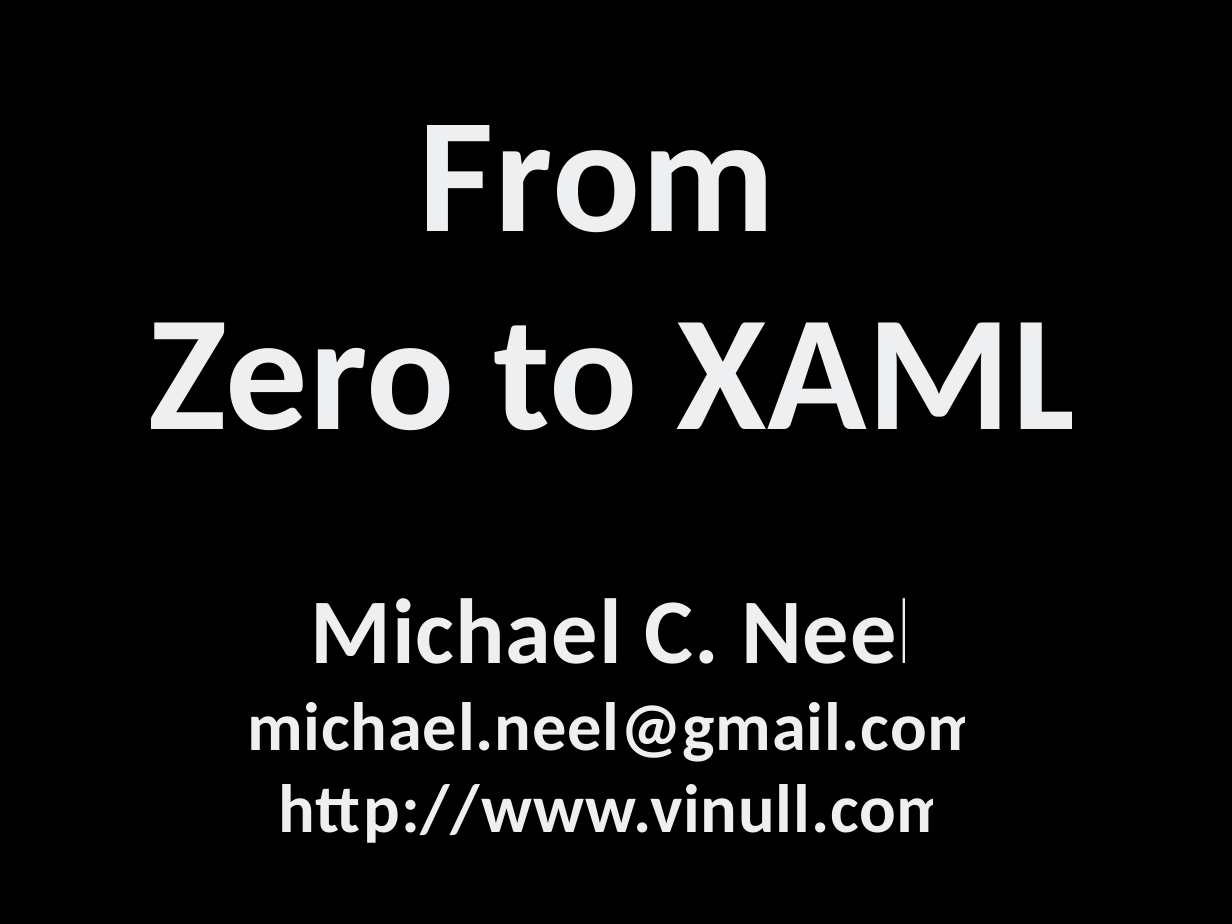
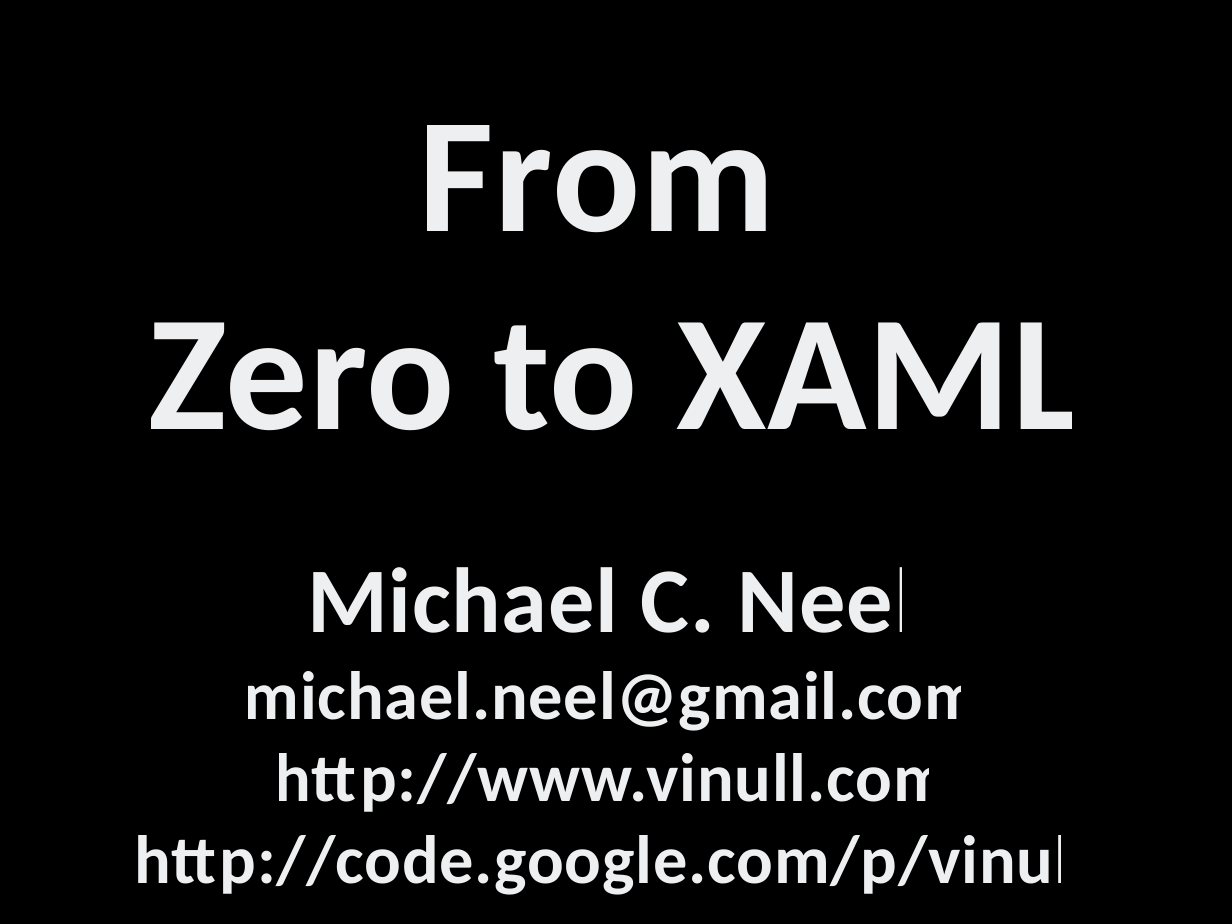
Before and after one commit to spaccabit/vinull, a slide deck: slide 1 of Presentations/FromZeroToXAML/FromZero.pptx. Drawn at 1232x924 pixels with LibreOffice and Linux fonts; fonts in the diff are those of the drawing. Boxes give left, top, right and bottom in pixels: in the first picture for what was removed or moved away, otherwise in the second. Text is boxed around its words. In the diff, an @@ line names an element or a change of style, - is before the commit and + after.

```diff
--- a/Presentations/FromZeroToXAML/FromZero.pptx
+++ b/Presentations/FromZeroToXAML/FromZero.pptx
@@ text "Michael C. Neel": place and size @@
-text "Michael C. Neel" at [247, 598, 983, 843]
+text "Michael C. Neel" at [134, 567, 1088, 895]
@@ text at [134, 835, 1088, 895]: paragraph added @@
+http://code.google.com/p/vinull
```
Also in this commit, not shown: 1 other file.
